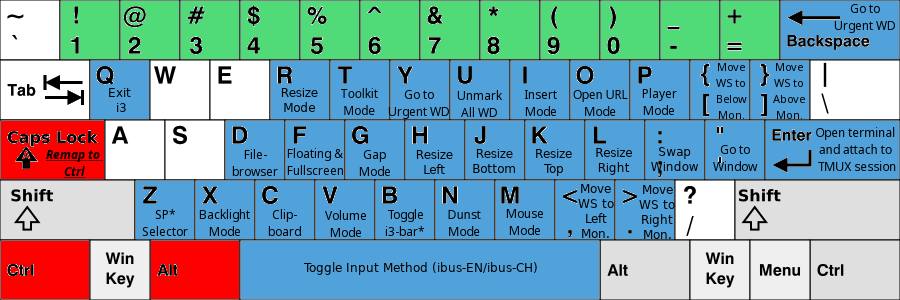
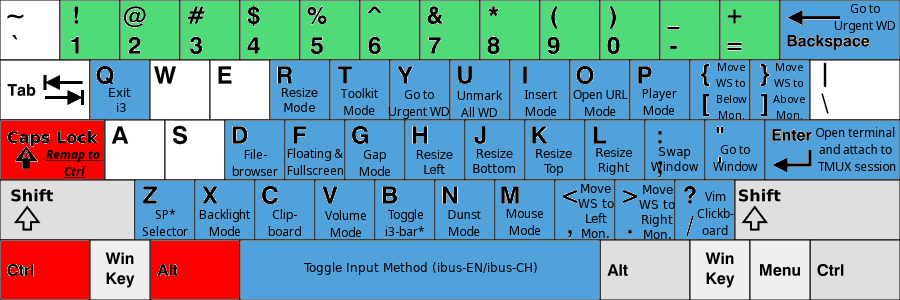
Before/after of a 900×300 layered artwork. What changed in the layer stack:
added layer "Vim ..." above "KB_United_States-NoAltGr.svg" over [697,191,734,235]
painted on "KB_United_States-NoAltGr.svg" over [676,181,734,239]
